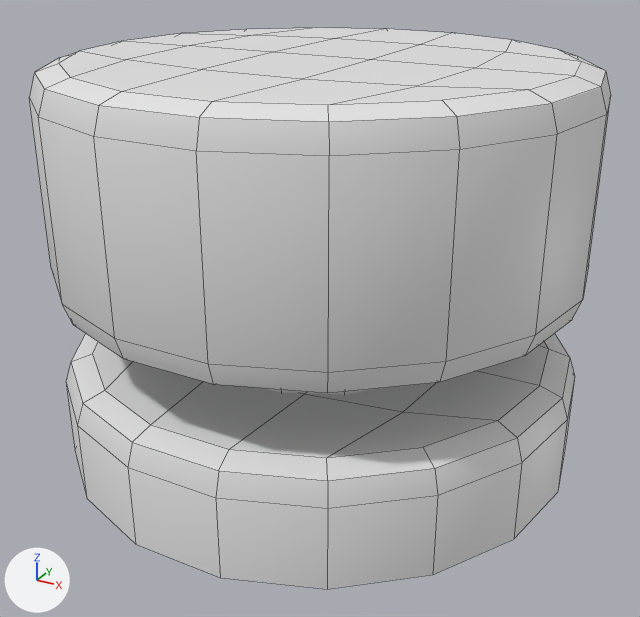
Before and after pictures for a commit that changed the FBX model Pitch Tech Demo/Assets/Props/Meshes/Skillshot_PinB_RdAsset_Low_hsr.fbx.
Camera for both pictures: a camera (50 mm lens) standing at (0.464, -0.846, 0.574) and looking at (0.011, -0.022, 0.162). Lighting does not change. The marker at lower left points along +X, +Y and +Z. Mesh edges are drawn as thin lines. Where no turn or scale is listed for an object, it has been applied to the vertices.

The scene before the commit, as lines of its bpy script (objects in view):
```python
me_mesh = bpy.data.meshes.new('Mesh')
me_mesh.from_pydata(...)  # 132 vertices, 130 faces; spans x -0.3..0.3, y -0.295..0.295, z 0.0..0.25
me_mesh_002 = bpy.data.meshes.new('Mesh.002')
me_mesh_002.from_pydata(...)  # 84 vertices, 74 faces; spans x -0.3..0.3, y -0.295..0.295, z 0.125..0.25
ob_bouncecyl = bpy.data.objects.new('BounceCyl', me_mesh)
ob_bouncecyl.location = (0.0, 0.0, 0.192)
ob_bouncecyl001 = bpy.data.objects.new('BounceCyl001', me_mesh_002)
ob_bouncecyl001.location = (0.0, 0.0, -0.133)
```
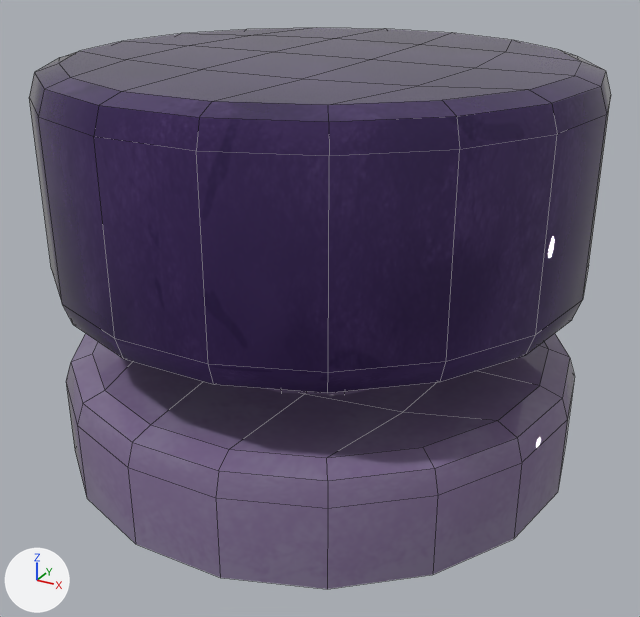
The change, as a diff of the scene's bpy script:
```diff
--- a/Pitch Tech Demo/Assets/Props/Meshes/Skillshot_PinB_RdAsset_Low_hsr.fbx.py
+++ b/Pitch Tech Demo/Assets/Props/Meshes/Skillshot_PinB_RdAsset_Low_hsr.fbx.py
@@ img_atlas_bouncethingsv2_png @@
+img_atlas_bouncethingsv2_png = load_image('Atlas_BounceThingsv2.png', '../../Atlas_BounceThingsv2.png', 2048, 2048, 'sRGB')
@@ mat_01___default @@
+mat_01___default = principled_material('01 - Default')
+mat_01___default.texture = img_atlas_bouncethingsv2_png
+mat_01___default.roughness = 0.0
@@ me_mesh @@
 me_mesh.from_pydata(...)  # 132 vertices, 130 faces; spans x -0.3..0.3, y -0.295..0.295, z 0.0..0.25
+me_mesh.materials.append(mat_01___default)  # picture img_atlas_bouncethingsv2_png
@@ me_mesh_002 @@
 me_mesh_002.from_pydata(...)  # 84 vertices, 74 faces; spans x -0.3..0.3, y -0.295..0.295, z 0.125..0.25
+me_mesh_002.materials.append(mat_01___default)  # picture img_atlas_bouncethingsv2_png
```

Where the change shows, as pixel boxes (x1, y1, x2, y2) in the pictures (640 x 617 px):
'BounceCyl', recoloured (grey to purple)
    both: (29, 28, 611, 393)
'BounceCyl001', recoloured (grey to purple)
    both: (66, 333, 574, 589)
